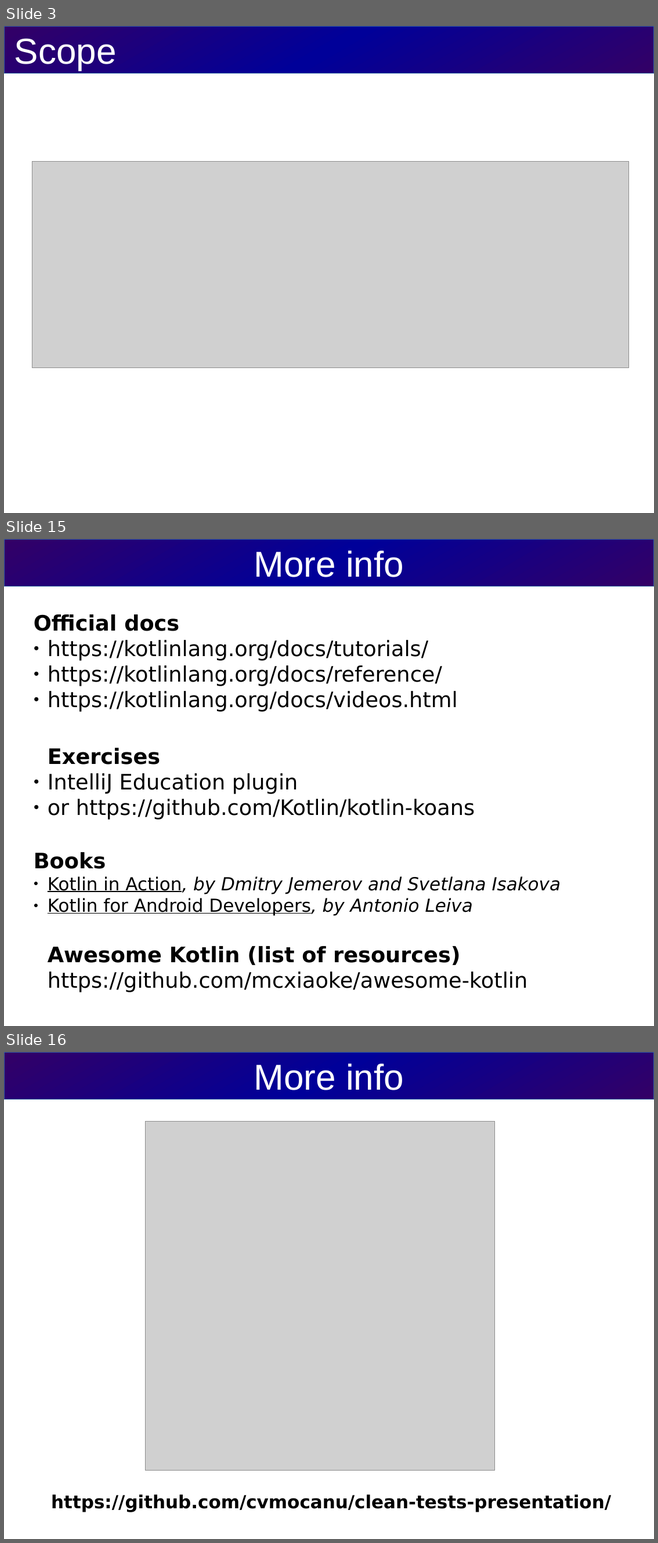
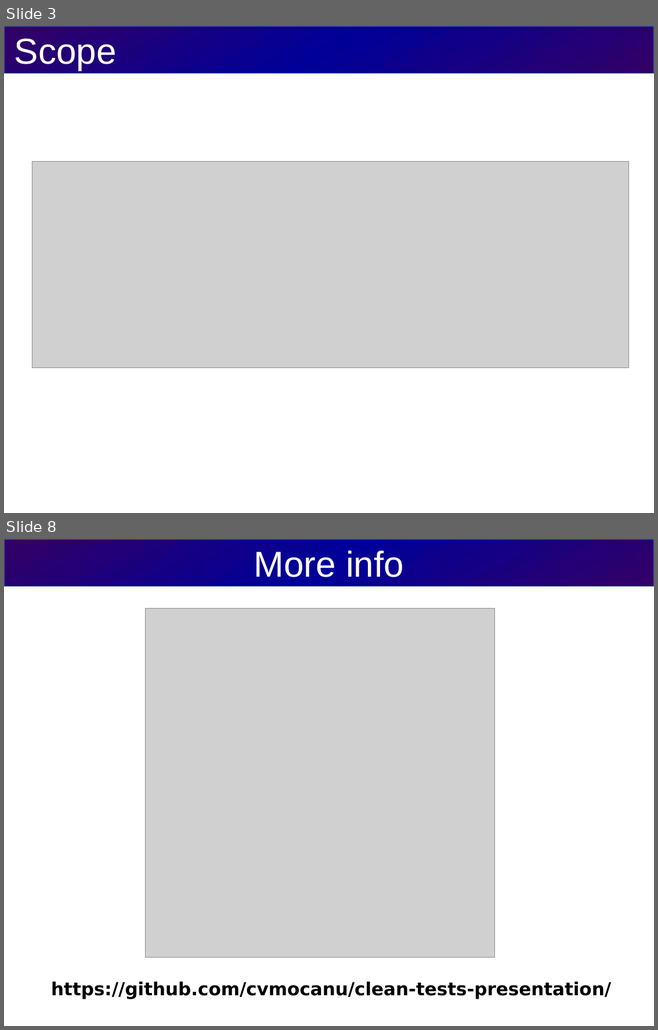
Before and after one commit to cvmocanu/clean-tests-presentation, a slide deck: src/presentation/clean-tests-presentation.odp. Shown one above the other, each under a label of ours: slides 3, 15 and 16 before the commit, slides 3 and 8 after it; the slides between them are not shown. The pictures are 658x1543 and 658x1030 pixels, drawn with LibreOffice and Linux fonts; fonts in the diff are those of the drawing; grey boxes stand for pictures. Boxes give left, top, right and bottom in pixels: in the first picture for what was removed or moved away, otherwise in the second. Text is boxed around its words. In the diff, an @@ line names an element or a change of style, - is before the commit and + after.

```diff
--- a/src/presentation/clean-tests-presentation.odp
+++ b/src/presentation/clean-tests-presentation.odp
@@ slide 15 removed at (x1=4, y1=539, x2=654, y2=1026), background #FFFFFF @@
@@ title removed at (x1=4, y1=539, x2=654, y2=586) @@
-More info
@@ subtitle removed at (x1=34, y1=614, x2=560, y2=993) @@
-Official docs
-● https://kotlinlang.org/docs/tutorials/
-● https://kotlinlang.org/docs/reference/
-● https://kotlinlang.org/docs/videos.html
-Exercises
-● IntelliJ Education plugin
-● or https://github.com/Kotlin/kotlin-koans
-Books
-● Kotlin in Action, by Dmitry Jemerov and Svetlana Isakova
-● Kotlin for Android Developers, by Antonio Leiva
-Awesome Kotlin (list of resources)
-https://github.com/mcxiaoke/awesome-kotlin
@@ what was slide 16 is now slide 8 @@
```
Also in this commit, not shown: 4 slides changed, 1 slide added, 8 other slides removed, 1 other file.
